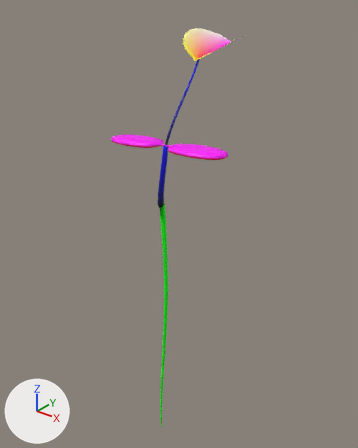
An edit to the glTF model undersoil/public/models/plants/clover_seedling.glb, drawn before and after from the same camera.
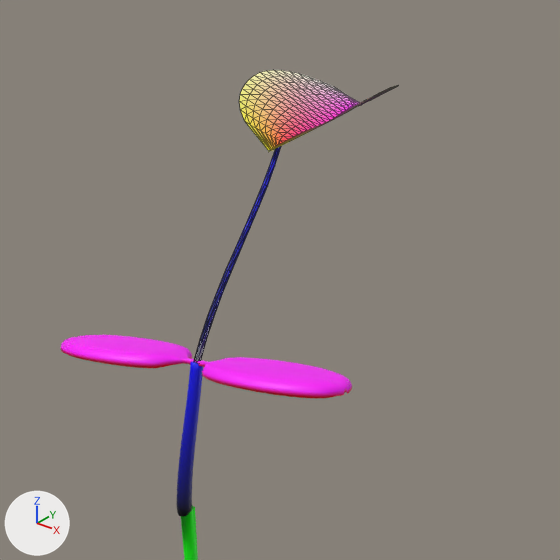
Old and new are each drawn whole from a 50 mm lens placed at (18.46, -21.28, 12.32), pointed at (-0.85, 2.86, -2.65) and again close up on the part from 24% to 87% of the width and 0% to 50% of the height. Arrows for +X, +Y and +Z are at lower left; the lights stay in place. The last two pictures show the newer version. The close-ups show mesh edges as thin lines. Where no turn or scale is listed for an object, it has been applied to the vertices. Vertices at exactly the same position are counted once.

The first close-up shows 'clover_leaf1', 'clover_seedling'.
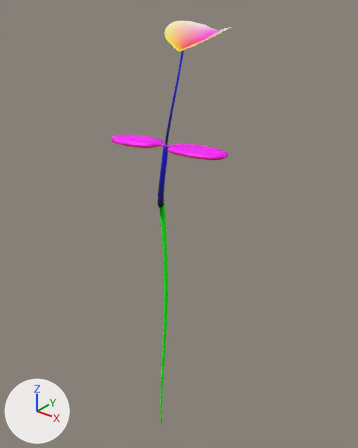
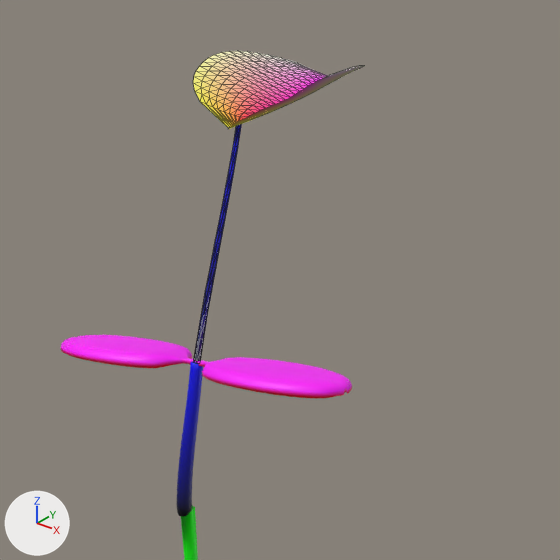
Location of each change, [x1, y1, x2, y2] in pixels of the close-ups (560 x 560 px; the box of a moved part takes in the faces that stretch with it):
'clover_leaf1', reshaped, moved, rescaled (16% narrower, 7% taller)
    before: [194, 70, 397, 361]
    after: [193, 51, 364, 361]
part 1 of me_leaf1, moved or reshaped
    before: [239, 70, 397, 152]
    after: [193, 51, 364, 129]
part 2 of me_leaf1, moved or reshaped
    before: [194, 146, 281, 361]
    after: [194, 124, 242, 361]

The change, as a list of edits to the scene's bpy script:
```text
Change me_leaf1:
    used by ob_clover_leaf1; location = (-0.39, -3.04, -1.03); scale = (10.8, 10.8, 10.8)
    remove me_leaf1.from_pydata(...)  # 389 vertices, 696 faces; spans x -0.089..0.262, y 0.29..0.876, z 0.441..1.0
    add me_leaf1.from_pydata(...)  # 389 vertices, 696 faces; spans x -0.087..0.257, y 0.205..0.62, z 0.435..1.0
    me_leaf1 part 1: the loose piece of 323 vertices spanning x -0.089..0.262, y 0.521..0.876, z 0.857..1.0 is multiplied about its middle by the matrix ((0.981, 0.002, -0.009), (-0.005, 0.955, -0.132), (-0.009, 0.06, 0.738)), then moved by (-0.001, -0.249, 0.013)
    me_leaf1 part 2: 66 of 389 vertices moved; they spanned x 0.058..0.087, y 0.29..0.564, z 0.441..0.869 and now span x 0.057..0.086, y 0.205..0.33, z 0.435..0.889; mean shift (-0.001, -0.16, 0.002); largest move (0.085, 0.564, 0.865) -> (0.084, 0.33, 0.887)
Change ob_clover_leaf1:
    ob_clover_leaf1.location: (-0.39, -3.04, -1.03) -> (-0.42, -2.28, -1.29)
    ob_clover_leaf1.scale: (10.8, 10.8, 10.8) -> (11.6, 11.6, 11.6)
```
